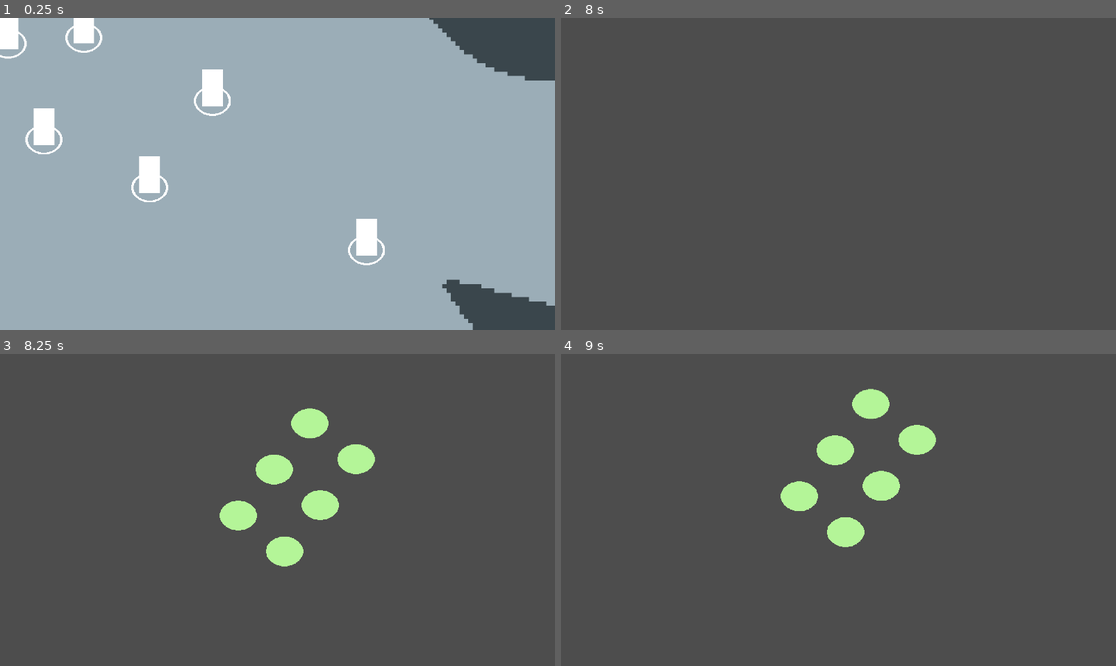
Above: before the commit, frames 1-4 (two rows, left to right).
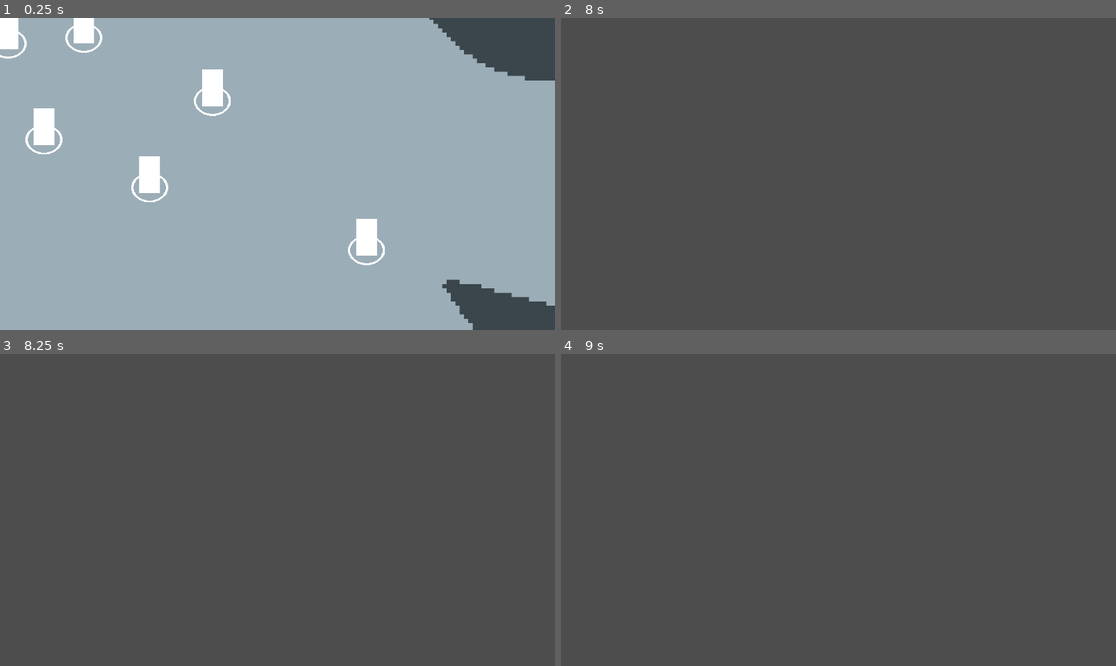
Above: after the commit, the same moments.

Repository: doccsoccs/SupernovaCRPG
Game: Godot game, scene res://Test Scenes/test_scene.tscn
Same seed, same stepped clock (60 frames per second), same inputs: the game is played once before the commit and once after it.
Inputs (mouse positions are in pixels of both pictures, inside the frame that each line leads up to):
- Up to frame 1 (0.25 s): no input
- Up to frame 2 (8 s): tap Enter at 0.5, 2, 5 s; move the mouse to (710, 186) at 0.52 s; right-click (710, 186) at 0.6 s; tap Space at 1.25, 3.5, 5.75 s; move the mouse to (644, 36) at 1.27 s; tap S (CameraDown) at 1.35 s; move the mouse to (566, 24) at 2.02 s; tap Middle mouse button (CameraDrag) at 2.1 s; move the mouse to (605, 314) at 2.77 s; tap A (CameraLeft) at 2.85 s; move the mouse to (794, 280) at 3.52 s; hold D (CameraRight) 3.53-4.28 s; move the mouse to (672, 127) at 4.27 s; tap W (CameraUp) at 4.35 s; move the mouse to (866, 174) at 5.02 s; tap Mouse wheel up (CameraZoomIn) at 5.1 s; move the mouse to (838, 18) at 5.77 s; tap Mouse wheel down (CameraZoomOut) at 5.85 s; move the mouse to (960, 158) at 6.52 s; click (960, 158) at 6.6 s; move the mouse to (727, 189) at 7.27 s; tap Backspace (SelectAllCharacters) at 7.35 s
- Up to frame 3 (8.25 s): move the mouse to (333, 441) at 8.02 s; right-click (333, 441) at 8.1 s
- Up to frame 4 (9 s): move the mouse to (810, 572) at 8.77 s; tap S (CameraDown) at 8.85 s

Frames 1-2 are identical in both runs. In frame 3, 3.0% of the frame differs, in the area x 39-68%, y 17-69%; in frame 4, 3.0%, in the area x 39-68%, y 11-62%.

Commit message:
prevented move flags from being placed in out of bounds locations within and outside of the main map

Diff:
--- a/Game/Maps/Test Maps/environment.tscn
+++ b/Game/Maps/Test Maps/environment.tscn
@@ -7,13 +7,14 @@
 [ext_resource type="Script" path="res://Maps/Test Maps/terrain.gd" id="4_ogavo"]
 
 [sub_resource type="NavigationPolygon" id="NavigationPolygon_aswh7"]
-vertices = PackedVector2Array(3622, 1123, 3840, 1274, 3838,  …(226 unchanged characters)… 289, 1388, 1818, 1771, 994, 3022, 363, 3348, 456, 3431, 545)
+vertices = PackedVector2Array(3622, 1123, 3840, 1274, 3838,  …(226 unchanged characters)… 289, 1388, 1818, 1771, 994, 3022, 363, 3248, 428, 3431, 545)
 polygons = Array[PackedInt32Array]([PackedInt32Array(0, 1, 2, 3, 4), PackedInt32Array(3, 2, 5, 6), PackedInt32Array(7,  …(297 unchanged characters)…
-outlines = Array[PackedVector2Array]([PackedVector2Array(-1, -1, 1539, -1, 1548, 48, 1724, 255, 2037, 385, 3022, 363, 3348, 456, 3431, 545, 3622, 1123, 3840, 1274, 383 …(228 unchanged characters)…
+outlines = Array[PackedVector2Array]([PackedVector2Array(-1, -1, 1539, -1, 1548, 48, 1724, 255, 2037, 385, 3022, 363, 3248, 428, 3431, 545, 3622, 1123, 3840, 1274, 383 …(228 unchanged characters)…
 source_geometry_group_name = &"navigation_polygon_source_group"
 agent_radius = 0.0
 
 [node name="TestMap1" type="Node2D"]
+position = Vector2(1, 0)
 
 [node name="MapSprite" type="Sprite2D" parent="."]
 scale = Vector2(5, 5)
@@ -31,6 +32,7 @@
 script = ExtResource("4_ogavo")
 
 [node name="StaticBody" type="StaticBody2D" parent="Terrain"]
+position = Vector2(1, 0)
 collision_mask = 0
 input_pickable = true
 
@@ -38,6 +40,7 @@
 polygon = PackedVector2Array(-26, 1392, 535, 1415, 972, 1547, 1179, 1654, 1659, 2108, 1937, 2255, 2174, 2306, 2697, 2296, 3058, 2212, 3273, 2022, 3543, 1916, 3870, 1790, 3869, 2734, -32, 2744)
 
 [node name="StaticBody2" type="StaticBody2D" parent="Terrain"]
+position = Vector2(1, 0)
 collision_mask = 0
 input_pickable = true
 
@@ -45,6 +48,7 @@
 polygon = PackedVector2Array(1647, 1020, 1771, 1196, 1866, 1294, 2071, 1393, 2247, 1538, 2426, 1688, 2639, 1691, 2864, 1629, 3029, 1524, 3093, 1443, 2978, 1306, 2522, 1191, 2357, 1163, 1771, 1010)
 
 [node name="StaticBody3" type="StaticBody2D" parent="Terrain"]
+position = Vector2(1, 0)
 collision_mask = 0
 input_pickable = true
 
@@ -54,4 +58,6 @@
 [node name="NavigationRegions" type="Node" parent="."]
 
 [node name="NavigationRegion2D" type="NavigationRegion2D" parent="NavigationRegions"]
+position = Vector2(1, 0)
 navigation_polygon = SubResource("NavigationPolygon_aswh7")
+use_edge_connections = false
--- a/Game/Prefabs/PlayerCharacters/party_controller.gd
+++ b/Game/Prefabs/PlayerCharacters/party_controller.gd
@@ -111,6 +111,20 @@
 		for i in selected_pcs.size():
 			preview_mfs[i].position = clicked_pos + formation_offsets[i].rotated(formation_angle)
 			preview_mfs[i].visible = true
+
+			if !is_point_in_bounds(preview_mfs[i].position):
+				var temp_pos: Vector2 = preview_mfs[i].position
+				const inbounds_adjust: int = 80
+				var w: float = map.map_width * map.scale.x
+				var h: float = map.map_height * map.scale.x
+				if temp_pos.x >= w:
+					preview_mfs[i].position.x = w - inbounds_adjust
+				elif temp_pos.x <= 0:
+					preview_mfs[i].position.x = 0 + inbounds_adjust
+				if temp_pos.y >= h:
+					preview_mfs[i].position.y = h - inbounds_adjust
+				elif temp_pos.y <= 0:
+					preview_mfs[i].position.y = 0 + inbounds_adjust
 
 	else:
 		for i in preview_mfs.size():
@@ -292,7 +306,7 @@
 
 	# Set new move flags for the selected pcs
 	# Rotates formation offsets based on 1st position party member and clicked position
-	if moving_pcs.size() > 1:
+	if moving_pcs.size() > 1 and is_point_in_bounds(clicked_pos):
 
 		for i in moving_pcs.size():
 			if adjust_for_oob: # LMB into OOB terrain
@@ -310,11 +324,16 @@
 				if get_colliding_polygon(pos) != null:
 					var vertex: Vector2 = get_nearest_inbound_pos(get_colliding_polygon(pos), clicked_pos)
 					pos = get_valid_move_pos(moving_pcs[i].position, vertex)
-				moving_pcs[i].move_to(pos)
+				moving_pcs[i].move_to(out_of_bounds_adjust(pos))
 
 	# Don't use formations if only selecting 1 PC
-	elif moving_pcs.size() == 1:
-		moving_pcs[0].move_to(clicked_pos)
+	elif moving_pcs.size() == 1 and is_point_in_bounds(clicked_pos):
+		if adjust_for_oob: # LMB into OOB terrain
+			var target_vertex: Vector2 = get_nearest_inbound_pos(terrain_component.hovered_polygon, clicked_pos)
+			moving_pcs[0].move_to(get_valid_move_pos(moving_pcs[0].position, target_vertex))
+		else: # regular placement
+			moving_pcs[0].move_to(clicked_pos)
+
 	use_rmb_rotated_offsets = false
 	adjust_for_oob = false
 
@@ -340,50 +359,10 @@
 func get_nearest_inbound_pos(terrain: CollisionPolygon2D, target_pos: Vector2) -> Vector2:
 	var polygon_verteces: PackedVector2Array = terrain.polygon
 
-	# Check against perpendicular edge intersects
-	# Get the slope of a line between 2 verteces (slope =(y₂ - y₁)/(x₂ - x₁))
-	# and calculate its "c" (where the line intersects a y-axis)
-	# Get that the negative reciprocal of that slope (ie. 5 --> -1/5)
-	# Find where the lines intersect, that's our edge point
-
-	#var edge_points: Array[Vector2]
-	#
-	#for i in range(0, polygon_verteces.size()):
-		#var poly_slope: float
-		#var poly_y_int: float
-		#var input_slope: float
-		#var input_y_int: float
-		#if i < polygon_verteces.size() - 1:
-			#poly_slope = (polygon_verteces[i+1].y - polygon_verteces[i].y)/							\
-						 #(polygon_verteces[i+1].x - polygon_verteces[i].x)
-			#poly_y_int = polygon_verteces[i].y - (poly_slope * polygon_verteces[i].x) # (b = y - mx)
-			#input_slope = -1/poly_slope
-			#input_y_int = target_pos.y - (input_slope * target_pos.x)
-		#else:
-			#poly_slope = (polygon_verteces[polygon_verteces.size()-1].y - polygon_verteces[0].y)/							\
-						 #(polygon_verteces[polygon_verteces.size()-1].x - polygon_verteces[0].x)
-			#poly_y_int = polygon_verteces[0].y - (poly_slope * polygon_verteces[0].x) # (b = y - mx)
-			#input_slope = -1/poly_slope
-			#input_y_int = target_pos.y - (input_slope * target_pos.x)
-		#
-		#
-		## y = mx + b --> ax + by + c = 0 ~= mx - y + b
-		## a = slope, b = 1, c = y-intercept
-		## x-pos = (b1c2 - b2c1) / (a1b2 - a2b1) --> (c2 - c1) / (a1 - a2)
-		## y-pos = (a2c1 - a1c2) / (a1b2 - a2b1) --> (a2c1 - a1c2) / (a1 - a2)
-		#var edge_intersect_pos: Vector2
-		#edge_intersect_pos.x = (input_y_int - poly_y_int) / (poly_slope - input_slope)
-		#edge_intersect_pos.y = ((input_slope * poly_y_int) - (poly_slope * input_y_int)) / (poly_slope - input_slope)
-		#
-		#if is_point_in_bounds(edge_intersect_pos):
-			#edge_points.append(edge_intersect_pos)
-
 	# Append all verteces and perpendicular edge points to an array to test for which is closest
 	var test_pts: Array[Vector2] = []
 	for i in polygon_verteces.size():
 		test_pts.append(polygon_verteces[i])
-	#for i in edge_points.size():
-		#test_pts.append(edge_points[i])
 
 	var closest_pos: Vector2 = test_pts[0]
 
@@ -395,13 +374,13 @@
 
 	return closest_pos
 
-func get_valid_move_pos(pc_pos: Vector2, vertex: Vector2) -> Vector2:
+func get_valid_move_pos(initial_flag_pos: Vector2, vertex: Vector2) -> Vector2:
 	const segments: int = 10
-	var test_pos: Vector2 = pc_pos
-	var pc_to_vertex: Vector2 = vertex - pc_pos
-	var segment: Vector2 = pc_to_vertex / segments
+	var test_pos: Vector2 = initial_flag_pos
+	var init_to_vertex: Vector2 = vertex - initial_flag_pos
+	var segment: Vector2 = init_to_vertex / segments
 	var found: bool = false
-	var nearest_valid_pos: Vector2 = pc_pos
+	var nearest_valid_pos: Vector2 = initial_flag_pos
 
 	for i in segments:
 		test_pos += segment
@@ -412,7 +391,7 @@
 	if found:
 		return nearest_valid_pos
 	else:
-		return clicked_pos
+		return Vector2.ZERO
 
 # Returns true if the given point detects a collision with layer 1 (World), and false if not
 # Used for detecting move flag overlap with inaccessible terrain
@@ -436,3 +415,21 @@
 		return false
 	else:
 		return true
+
+# Adjusts the inputed point to be within bounds if it is out of bounds
+func out_of_bounds_adjust(pos: Vector2) -> Vector2:
+	var temp_pos: Vector2 = pos
+	if !is_point_in_bounds(pos):
+		const inbounds_adjust: int = 80
+		var w: float = map.map_width * map.scale.x
+		var h: float = map.map_height * map.scale.x
+		if temp_pos.x >= w:
+			temp_pos.x = w - inbounds_adjust
+		elif temp_pos.x <= 0:
+			temp_pos.x = 0 + inbounds_adjust
+		if temp_pos.y >= h:
+			temp_pos.y = h - inbounds_adjust
+		elif temp_pos.y <= 0:
+			temp_pos.y = 0 + inbounds_adjust
+
+	return temp_pos
--- a/Game/Prefabs/PlayerCharacters/party_controller.tscn
+++ b/Game/Prefabs/PlayerCharacters/party_controller.tscn
@@ -8,7 +8,7 @@
 size = Vector2(0, 0)
 
 [sub_resource type="CircleShape2D" id="CircleShape2D_u0wm8"]
-radius = 25.0
+radius = 50.0
 
 [node name="PartyController" type="Node2D"]
 script = ExtResource("1_cy3r4")
--- a/Game/Prefabs/PlayerCharacters/player.gd
+++ b/Game/Prefabs/PlayerCharacters/player.gd
@@ -1,7 +1,7 @@
 extends CharacterBody2D
 class_name Character
 
-@export var move_speed : float = 1500.0
+@export var move_speed : float = 1350.0
 var direction : Vector2 = Vector2.ZERO
 var min_dist : float = 20.0
 var arrived_at_flag : bool = true
@@ -60,11 +60,13 @@
 		arrived_at_flag = true
 
 # Sets new move target
+# Vector2.ZERO = null case
 func move_to(new_target_pos : Vector2):
-	target_pos = new_target_pos
-	agent.target_position = target_pos
-	arrived_at_flag = false
-	move_flag.position = target_pos
+	if new_target_pos != Vector2.ZERO:
+		target_pos = new_target_pos
+		agent.target_position = target_pos
+		arrived_at_flag = false
+		move_flag.position = target_pos
 
 # Selects this player character and adds them to the selected pcs array
 func select():
